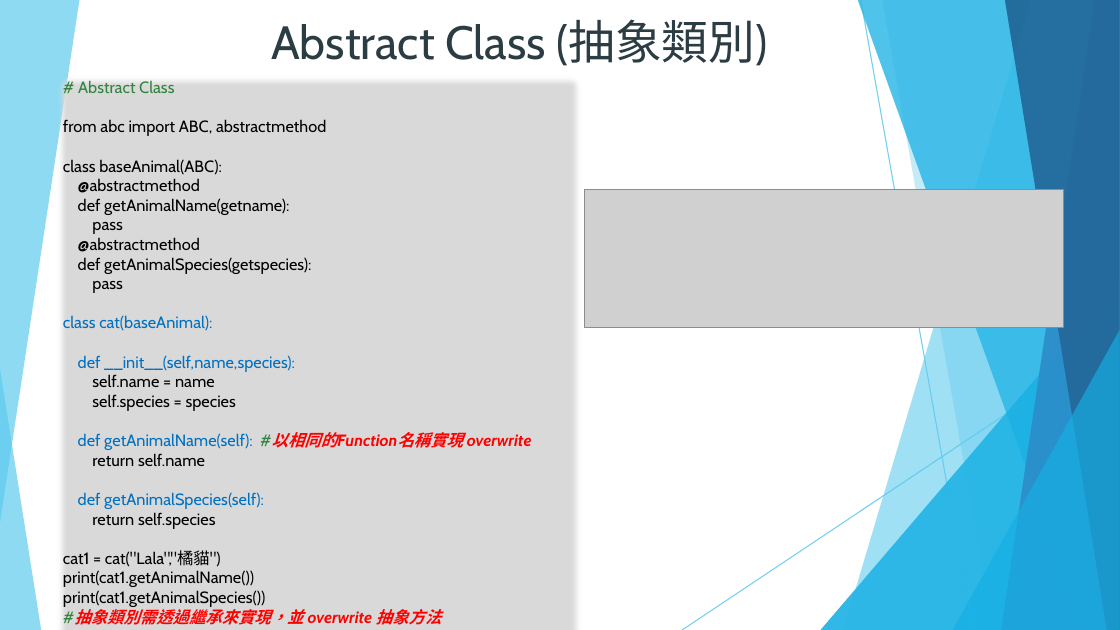
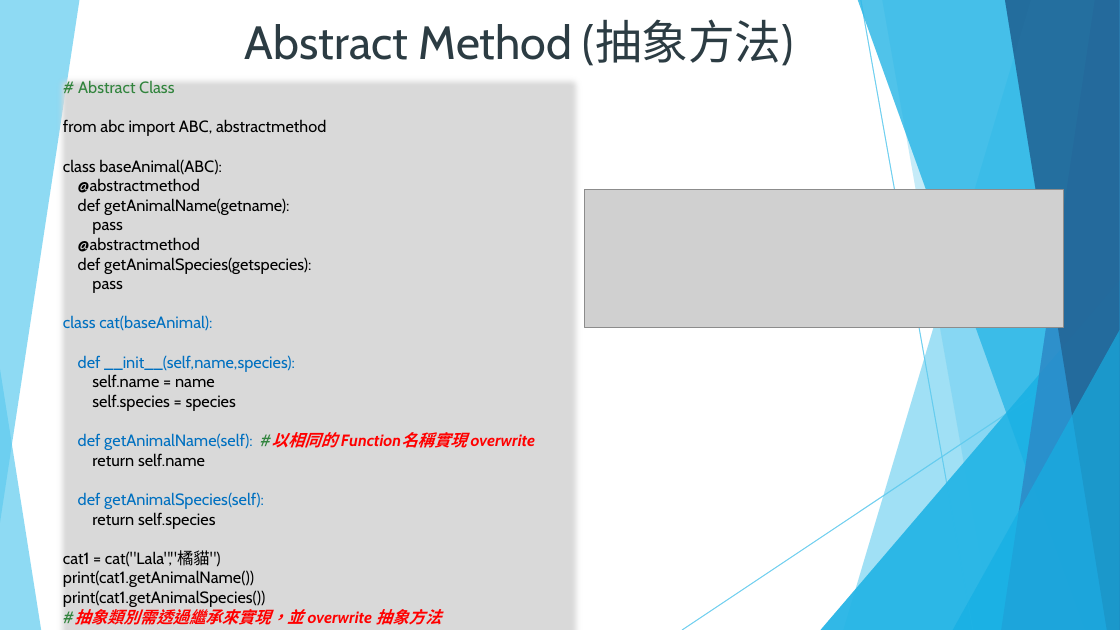
Before and after one commit to DavidChu0424/PythonIntroduction, a slide deck: slide 97 of Python Introduction.pptx. Drawn at 1120x630 pixels with LibreOffice and Linux fonts; fonts in the diff are those of the drawing; grey boxes stand for pictures. Boxes give left, top, right and bottom in pixels: in the first picture for what was removed or moved away, otherwise in the second. Text is boxed around its words. In the diff, an @@ line names an element or a change of style, - is before the commit and + after.

```diff
--- a/Python Introduction.pptx
+++ b/Python Introduction.pptx
@@ text at (245, 20, 794, 66): text changed @@
-    Abstract Class (抽象類別)
+    Abstract Method (抽象方法)
@@ text at (78, 432, 536, 450): spaces changed @@
-    def getAnimalName(self): #以相同的Function名稱實現 overwrite
+    def getAnimalName(self): #以相同的 Function名稱實現 overwrite
```
Also in this commit, not shown: 7 other slides changed, 1 slide added.
